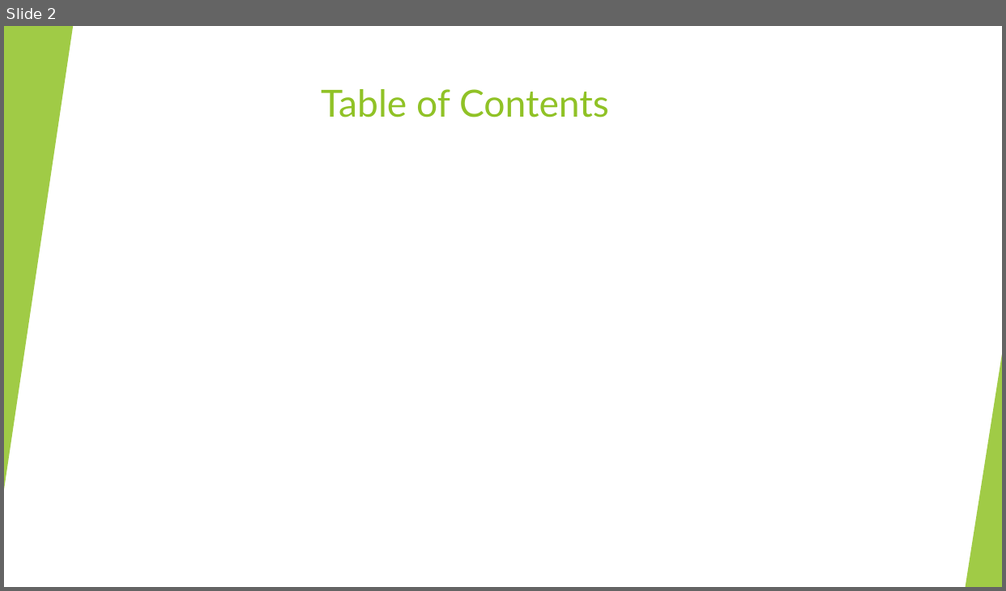
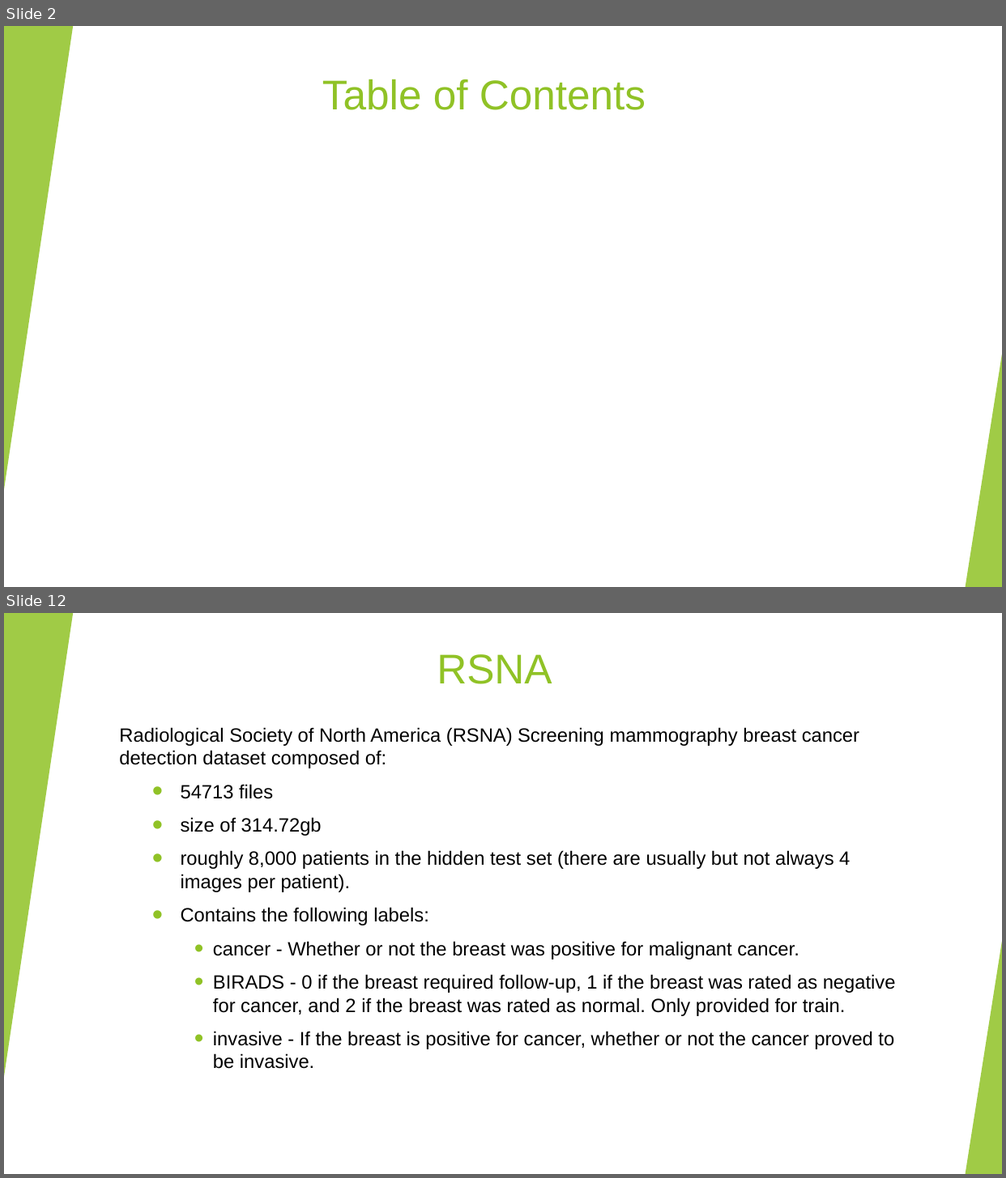
Before and after one commit to Shenhav26/Final_project, a slide deck: capstone project phase A.pptx. Shown one above the other, each under a label of ours: slide 2 before the commit, slides 2 and 12 after it; the slides between them are not shown. The pictures are 1006x591 and 1006x1178 pixels, drawn with LibreOffice and Linux fonts; fonts in the diff are those of the drawing. Boxes give left, top, right and bottom in pixels: in the first picture for what was removed or moved away, otherwise in the second. Text is boxed around its words. In the diff, an @@ line names an element or a change of style, - is before the commit and + after.

```diff
--- a/capstone project phase A.pptx
+++ b/capstone project phase A.pptx
@@ slide 12 added at bbox=[4, 613, 1002, 1174], background #FFFFFF; not listed: 10 template elements that a slide beside it also shows @@
@@ rectangle added at bbox=[4, 613, 1002, 1174], fill #FFFFFF @@
@@ triangle added at bbox=[4, 613, 73, 1077], fill #90C226 at 85% opacity @@
@@ title added at bbox=[437, 654, 552, 684], 40 pt, text #90C226 @@
+RSNA
@@ text added at bbox=[119, 727, 896, 1069], 18.5 pt, text #000000 @@
+Radiological Society of North America (RSNA) Screening mammography breast cancer detection dataset composed of:
+    • 54713 files
+    • size of 314.72gb
+    • roughly 8,000 patients in the hidden test set (there are usually but not always 4 images per patient).
+    • Contains the following labels:
+    • cancer - Whether or not the breast was positive for malignant cancer.
+    • BIRADS - 0 if the breast required follow-up, 1 if the breast was rated as negative for cancer, and 2 if the breast was rated as normal. Only provided for train.
+    • invasive - If the breast is positive for cancer, whether or not the cancer proved to be invasive.
@@ triangle added at bbox=[965, 942, 1002, 1174], fill #90C226 at 85% opacity @@
@@ slide 2 changed as well @@
@@ title "Table of Contents": place and size @@
-title "Table of Contents" at bbox=[321, 89, 609, 118]
+title "Table of Contents" at bbox=[322, 79, 646, 110]
@@ title "Table of Contents" at bbox=[322, 79, 646, 110]: size 36 to 40 pt, font Lato to Arial @@
```
Also in this commit, not shown: 5 other slides changed, 9 other slides added.
